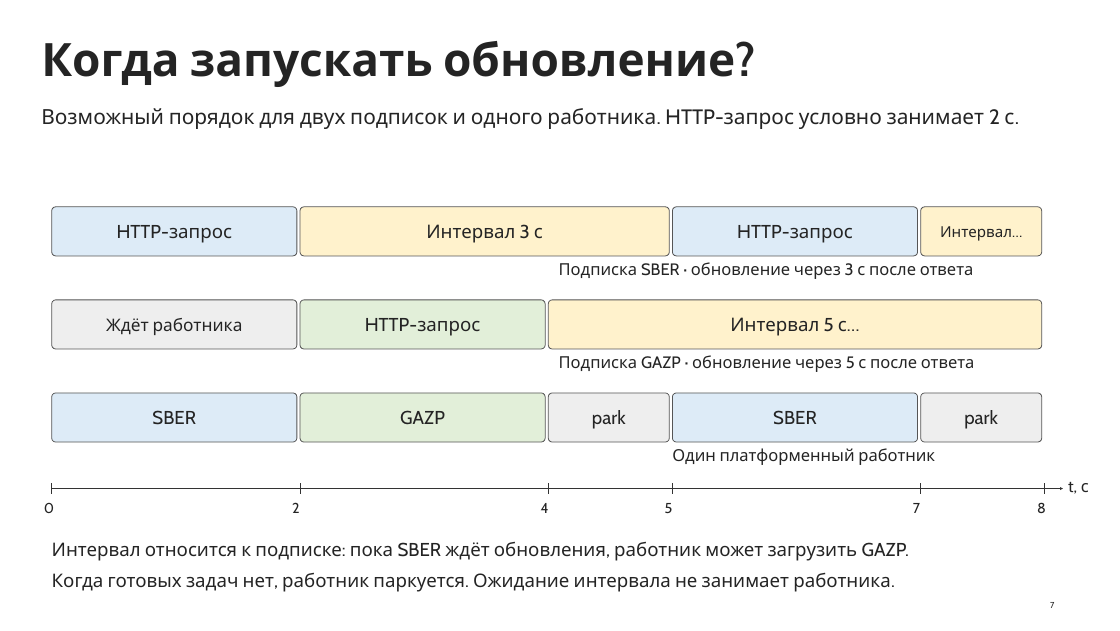
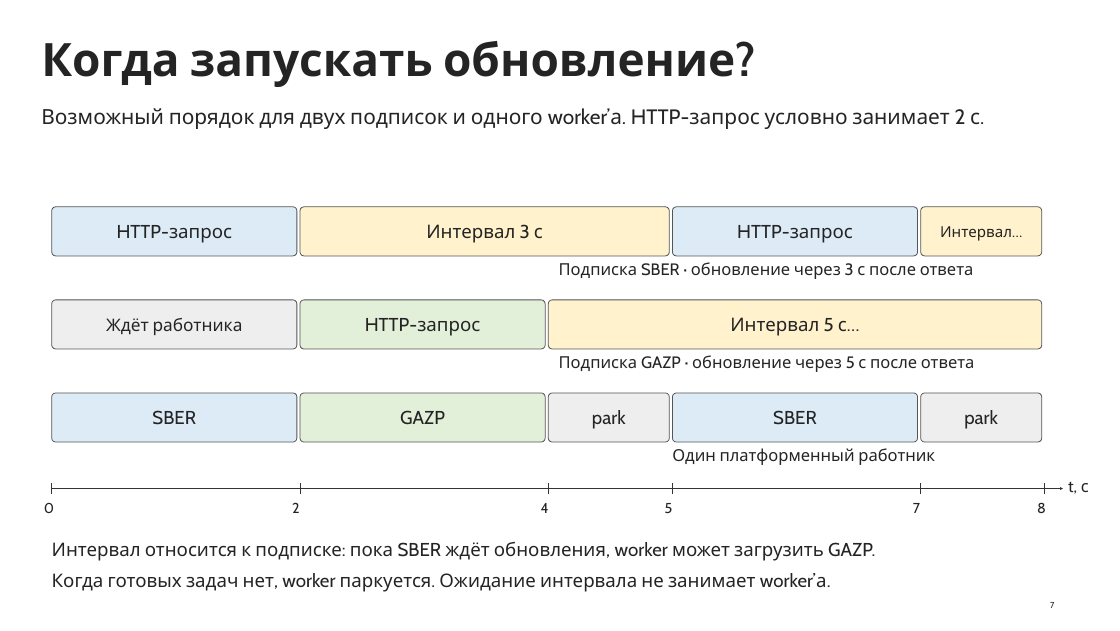
Before and after one commit to LilZaChill/market-pulse-ustinov, a slide deck: slide 7 of advanced/docs/seminar10/Семинар 10.pptx. Drawn at 1120x631 pixels with LibreOffice and Linux fonts; fonts in the diff are those of the drawing. Boxes give left, top, right and bottom in pixels: in the first picture for what was removed or moved away, otherwise in the second. Text is boxed around its words. In the diff, an @@ line names an element or a change of style, - is before the commit and + after.

```diff
--- a/advanced/docs/seminar10/Семинар 10.pptx
+++ b/advanced/docs/seminar10/Семинар 10.pptx
@@ text at bbox=[41, 108, 980, 129]: text changed @@
-Возможный порядок для двух подписок и одного работника. HTTP-запрос условно занимает 2 с.
+Возможный порядок для двух подписок и одного worker’а. HTTP-запрос условно занимает 2 с.
@@ text at bbox=[52, 542, 875, 592]: text changed @@
-Интервал относится к подписке: пока SBER ждёт обновления, работник может загрузить GAZP.
-Когда готовых задач нет, работник паркуется. Ожидание интервала не занимает работника.
+Интервал относится к подписке: пока SBER ждёт обновления, worker может загрузить GAZP.
+Когда готовых задач нет, worker паркуется. Ожидание интервала не занимает worker’а.
```
Also in this commit, not shown: 10 other slides changed, 4 slides added, 4 slides removed.
